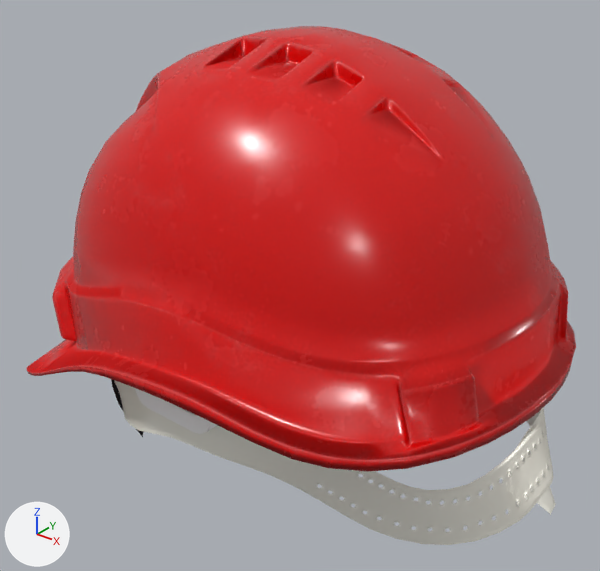
Before and after pictures for a commit that changed the glTF model 3d/safety_helmet.gltf.
Camera for both pictures: a 50 mm camera at (1.64, -1.97, 1.06) aimed at (0.08, -0.02, -0.14). Lighting does not change. The marker at lower left points along +X, +Y and +Z. Where no turn or scale is listed for an object, it has been applied to the vertices.

Names of what the first picture shows: 'defaultMaterial', 'defaultMaterial.001', 'defaultMaterial.002', 'defaultMaterial.004', 'defaultMaterial.005', 'defaultMaterial.008'.
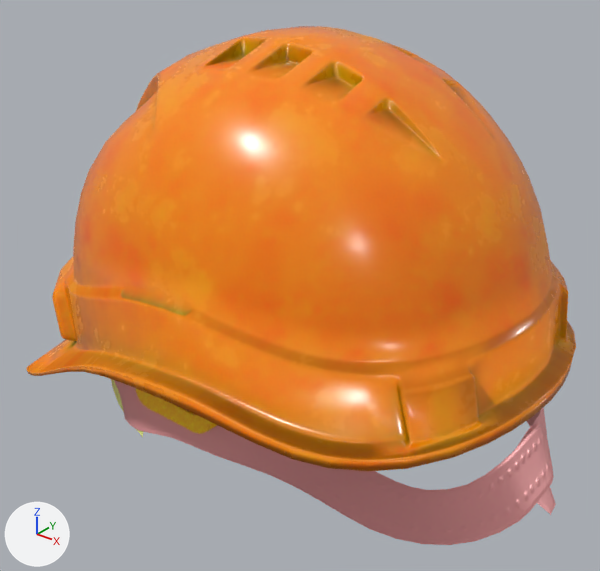
What differs and where, as boxes [x1, y1, x2, y2] in the pictures (600 x 571 px):
'defaultMaterial.001', surface changed (red to orange): [26, 26, 576, 471] in both
'defaultMaterial.002', surface changed (grey to brown): [114, 380, 554, 545] in both
'defaultMaterial.008', surface changed (grey to brown): [136, 389, 213, 434] in both
'defaultMaterial', surface changed (grey to pink): [508, 407, 556, 515] in both
'defaultMaterial.005', surface changed: [111, 379, 143, 437] in both
'defaultMaterial.004', surface changed: [210, 423, 217, 429] in both

The change, as a list of edits to the scene's bpy script:
```text
Change mat_defaultmaterial:
    where n2 = _N.new('ShaderNodeTexImage'); n2.name = 'Image Texture'
    n2.image: img_defaultmaterial_basecolor_png -> img_defaultmaterial_metallicroughness_png
```
